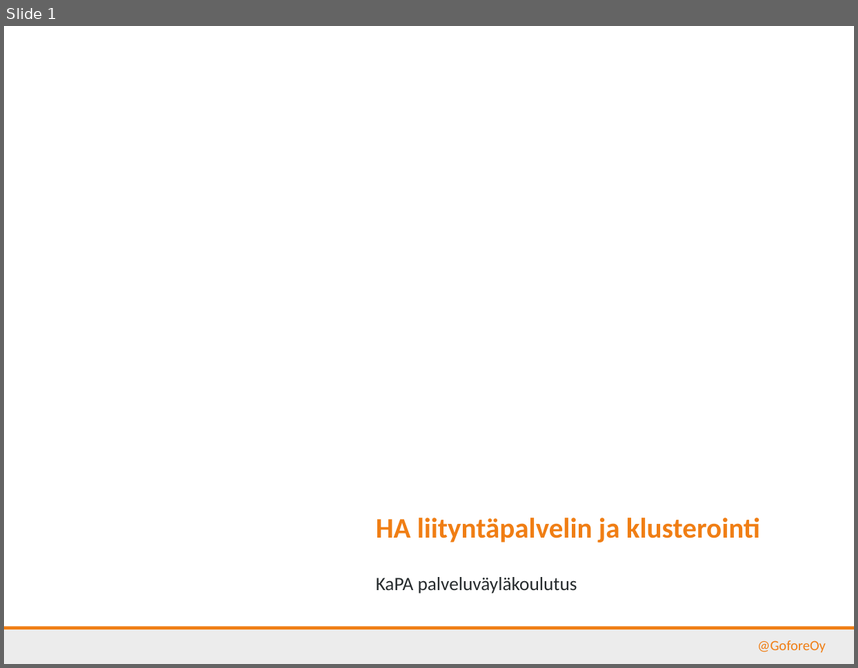
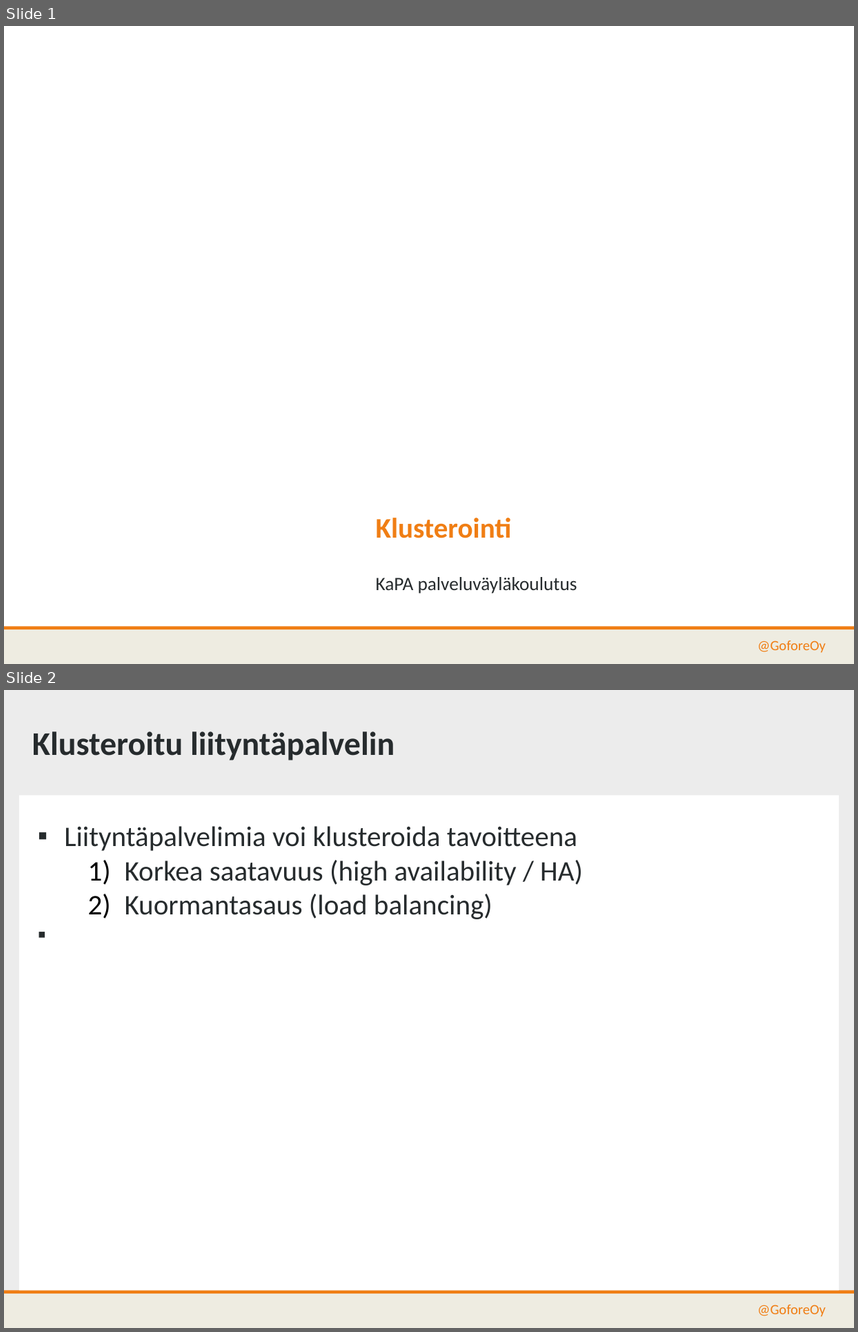
Before and after one commit to gofore/kapa-xroad-presentation, a slide deck: src/kuormanjako.pptx. Shown one above the other, each under a label of ours: slide 1 before the commit, slides 1 and 2 after it. The pictures are 858x668 and 858x1332 pixels, drawn with LibreOffice and Linux fonts; fonts in the diff are those of the drawing; background and template pictures are left out. Boxes give left, top, right and bottom in pixels: in the first picture for what was removed or moved away, otherwise in the second. Text is boxed around its words. In the diff, an @@ line names an element or a change of style, - is before the commit and + after.

Commit message:
päivitetty klusterointi 6.9 tilanteen mukaiseksi

```diff
--- a/src/kuormanjako.pptx
+++ b/src/kuormanjako.pptx
@@ slide 2 added at (x1=4, y1=690, x2=854, y2=1328), background #ECECEC; not listed: 2 template elements that a slide beside it also shows @@
@@ text added at (x1=32, y1=731, x2=395, y2=760), 28 pt, text #262B2D, bold @@
+Klusteroitu liityntäpalvelin
@@ rectangle added at (x1=19, y1=796, x2=840, y2=1290), fill #FFFFFF, 14 pt, text #FFFFFF @@
+2
@@ text added at (x1=64, y1=826, x2=583, y2=919), 24 pt, text #262B2D @@
+▪ Liityntäpalvelimia voi klusteroida tavoitteena
+  1) Korkea saatavuus (high availability / HA)
+  2) Kuormantasaus (load balancing)
@@ text added at (x1=757, y1=1304, x2=826, y2=1317), 12 pt, text #F07E14 @@
+@GoforeOy
@@ slide 1 changed as well @@
@@ text at (x1=376, y1=517, x2=512, y2=538): text changed @@
-HA liityntäpalvelin ja klusterointi
+Klusterointi
```
Also in this commit, not shown: 6 other slides changed, 4 other slides added, 1 slide removed.
